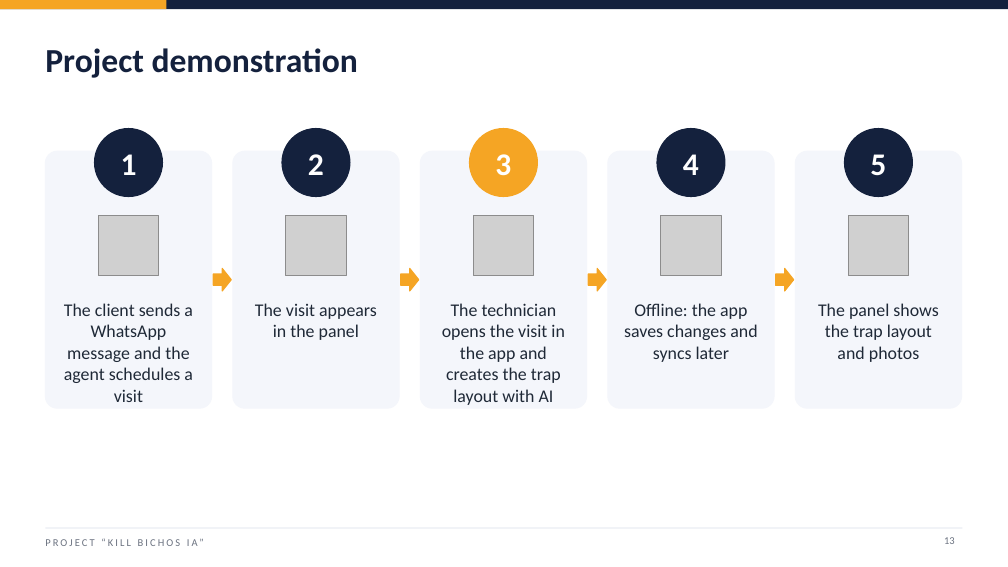
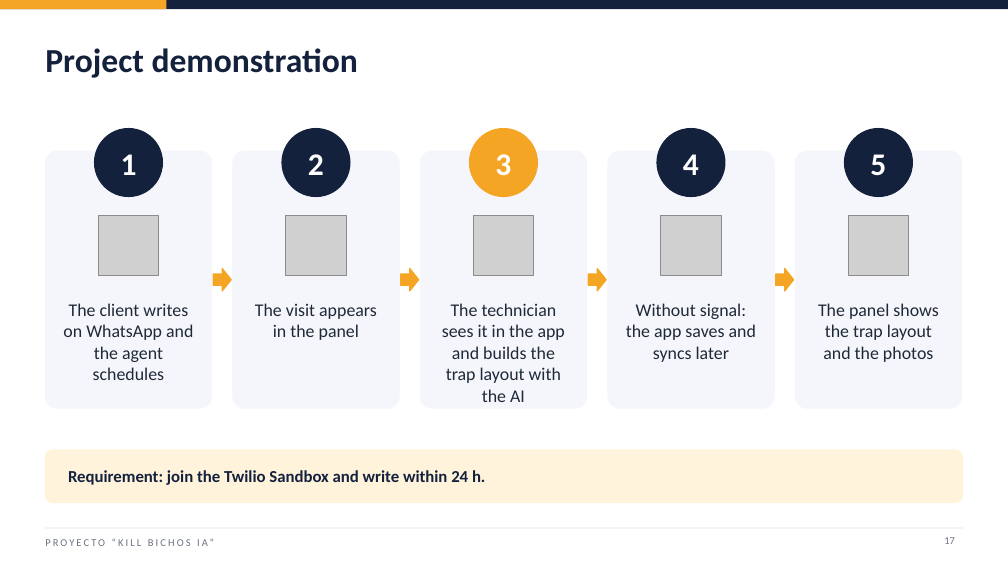
Before and after one commit to j4vierlb/PROYECTO-TESIS-, a slide deck: slide 17 of Fase 2/Evidencias Proyecto/Presentación Final del proyecto (Inglés).pptx (slide 13 before the commit). Drawn at 1008x567 pixels with LibreOffice and Linux fonts; fonts in the diff are those of the drawing; grey boxes stand for pictures; background and template pictures are left out. Boxes give left, top, right and bottom in pixels: in the first picture for what was removed or moved away, otherwise in the second. Text is boxed around its words. In the diff, an @@ line names an element or a change of style, - is before the commit and + after.

```diff
--- a/Fase 2/Evidencias Proyecto/Presentación Final del proyecto (Inglés).pptx
+++ b/Fase 2/Evidencias Proyecto/Presentación Final del proyecto (Inglés).pptx
@@ text at bbox=[63, 303, 193, 380]: text changed @@
-The client sends a WhatsApp message and the agent schedules a visit
+The client writes on WhatsApp and the agent schedules
@@ text at bbox=[442, 303, 565, 402]: text changed @@
-The technician opens the visit in the app and creates the trap layout with AI
+The technician sees it in the app and builds the trap layout with the AI
@@ text at bbox=[626, 303, 756, 362]: text changed @@
-Offline: the app saves changes and syncs later
+Without signal: the app saves and syncs later
@@ text at bbox=[818, 303, 938, 362]: text changed @@
-The panel shows the trap layout and photos
+The panel shows the trap layout and the photos
@@ rounded rectangle added at bbox=[45, 450, 963, 503], fill #FFF3DC, outline #FFF3DC 1 pt @@
@@ text added at bbox=[68, 470, 485, 485], 16 pt, text #14213D, bold @@
+Requirement: join the Twilio Sandbox and write within 24 h.
@@ text at bbox=[45, 539, 214, 546]: text changed @@
-PROJECT “KILL BICHOS IA”
+PROYECTO “KILL BICHOS IA”
@@ page number at bbox=[944, 537, 955, 544]: text changed @@
-13
+17
```
Also in this commit, not shown: 17 other slides changed, 1 slide added, 10 other files.
